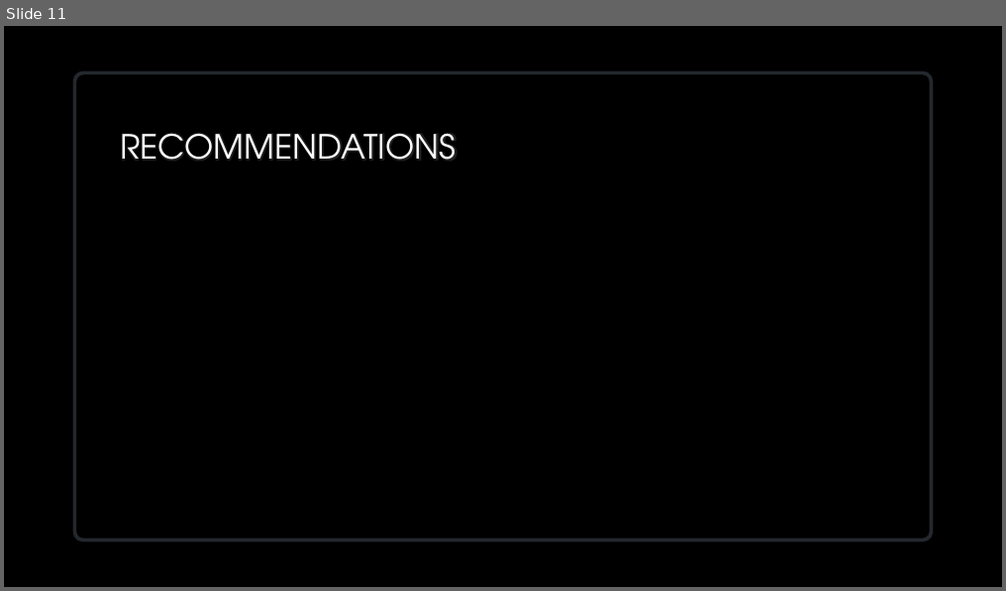
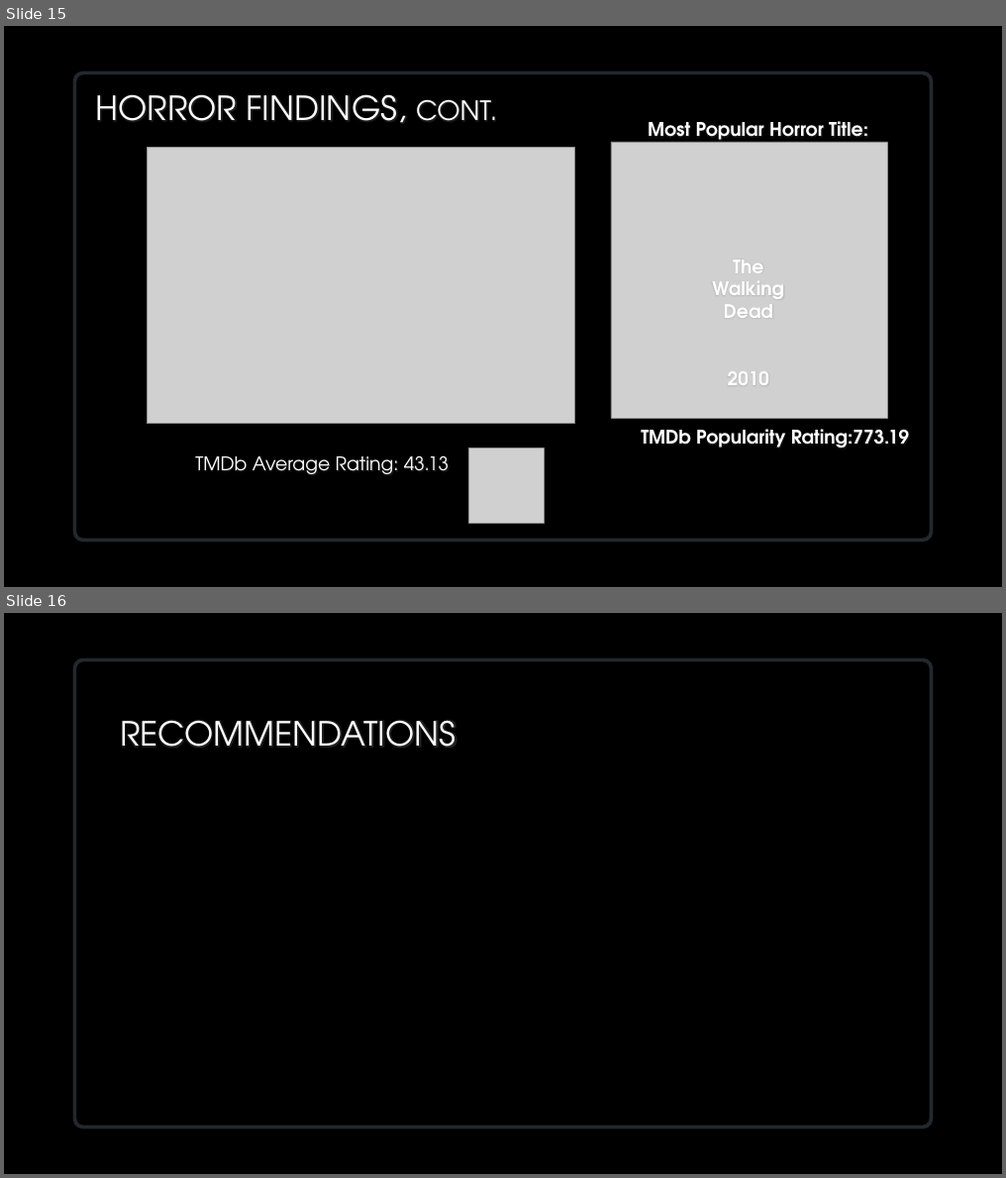
Before and after one commit to VedranaGATech/Project_1_Neflix_and_Chill, a slide deck: Group 1 Presentation 1.pptx. Shown one above the other, each under a label of ours: slide 11 before the commit, slides 15 and 16 after it. The pictures are 1006x591 and 1006x1178 pixels, drawn with LibreOffice and Linux fonts; fonts in the diff are those of the drawing; grey boxes stand for pictures; background and template pictures are left out. Boxes give left, top, right and bottom in pixels: in the first picture for what was removed or moved away, otherwise in the second. Text is boxed around its words. In the diff, an @@ line names an element or a change of style, - is before the commit and + after.

```diff
--- a/Group 1 Presentation 1.pptx
+++ b/Group 1 Presentation 1.pptx
@@ slide 15 added at box(4, 26, 1002, 587), background picture (left out) @@
@@ rounded rectangle added at box(74, 74, 931, 541), fill #000000, outline #282E35 3.5 pt @@
@@ title added at box(96, 94, 497, 123), 32 pt, text gradient #FFFFFF to #A6A6A6 @@
+HORROR FINDINGS, cont.
@@ picture added at box(611, 142, 887, 418) @@
@@ text added at box(648, 121, 868, 144), 18 pt, text gradient #FFFFFF to #BFBFBF, bold @@
+Most Popular Horror Title:
@@ picture added at box(147, 148, 574, 424) @@
@@ text added at box(712, 260, 784, 385), 18 pt, text gradient #FFFFFF to #BFBFBF, bold @@
+The
+Walking
+Dead
+2010
@@ text added at box(641, 429, 909, 449), 18 pt, text gradient #FFFFFF to #BFBFBF, bold @@
+TMDb Popularity Rating:773.19
@@ text added at box(195, 456, 449, 474), 18 pt, text gradient #FFFFFF to #BFBFBF @@
+TMDb Average Rating: 43.13
@@ picture added at box(469, 449, 545, 524) @@
@@ what was slide 11 is now slide 16 @@
```
Also in this commit, not shown: 6 slides changed, 8 other slides added, 4 slides removed, 4 other files.
